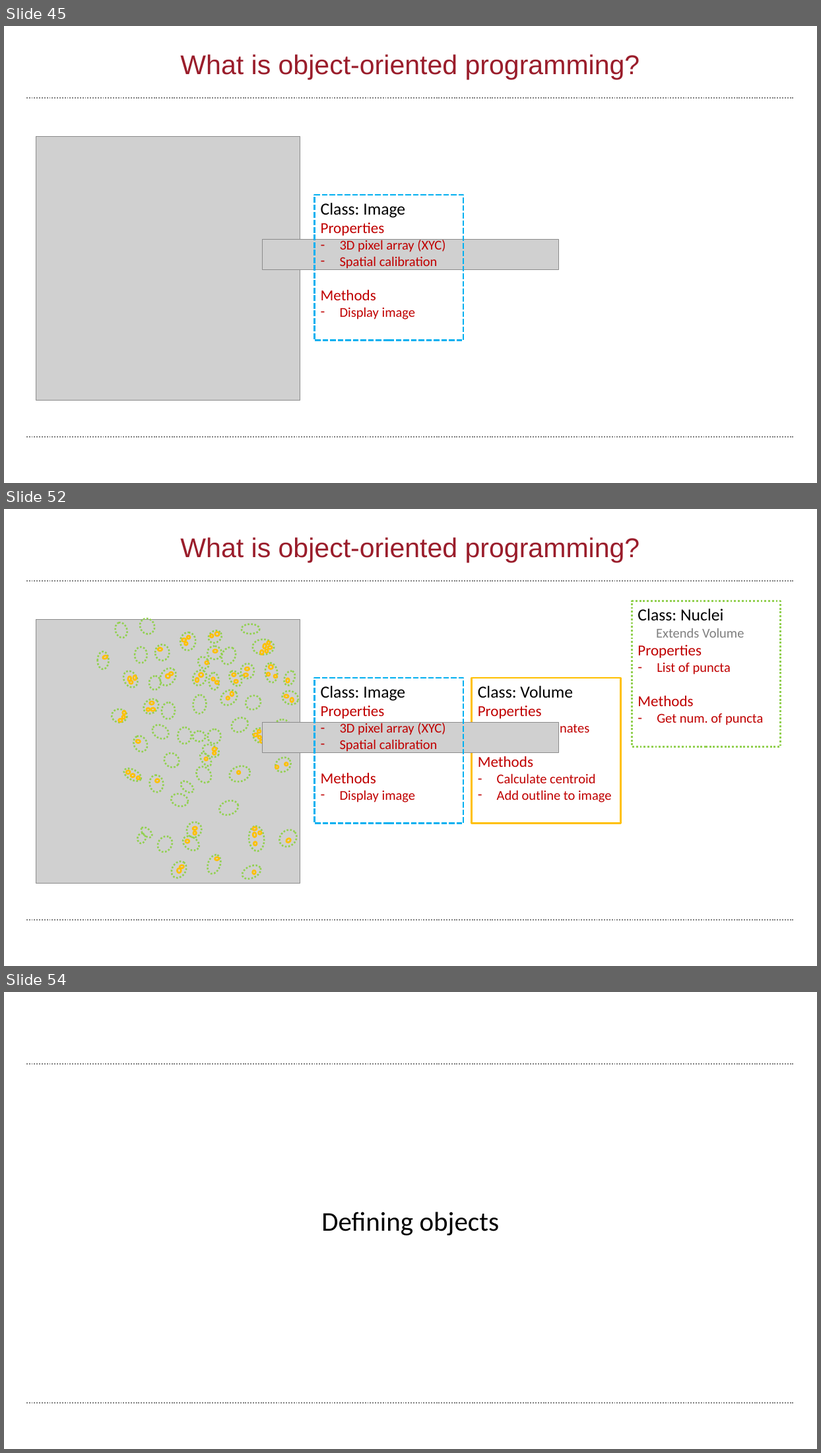
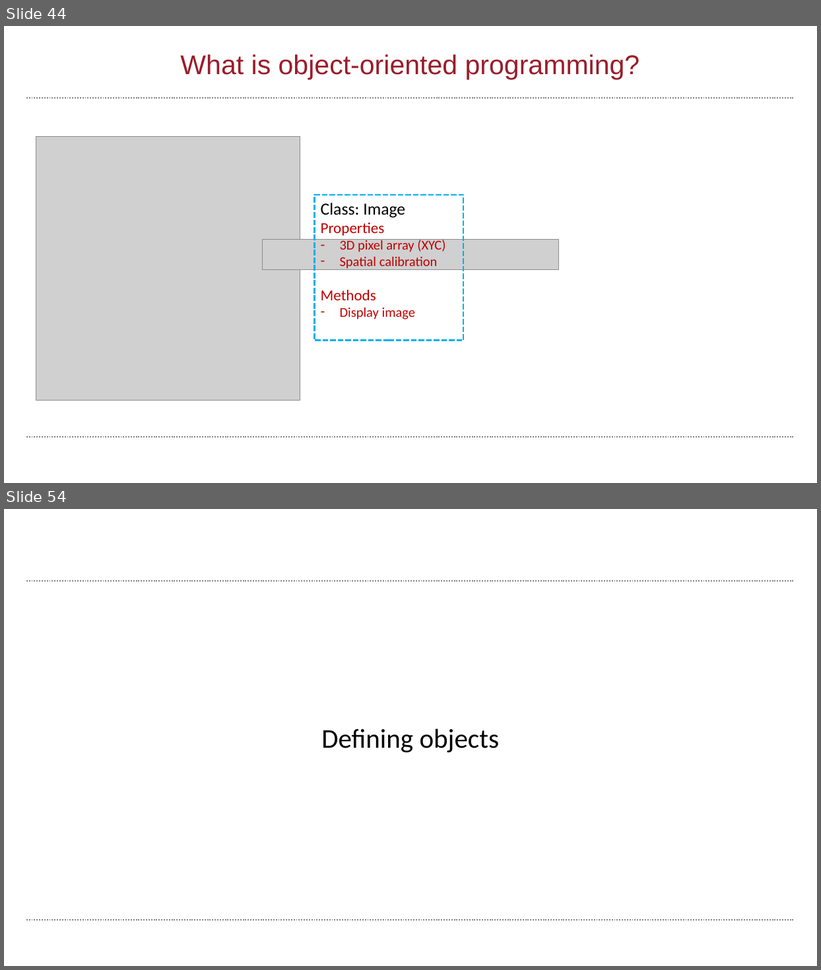
Before and after one commit to wbif-bristol/MATLAB-course, a slide deck: Session 3 - Advanced data structures/MATLAB Session 3.pptx. Shown one above the other, each under a label of ours: slides 45, 52 and 54 before the commit, slides 44 and 54 after it; the slides between them are not shown. The pictures are 821x1453 and 821x970 pixels, drawn with LibreOffice and Linux fonts; fonts in the diff are those of the drawing; grey boxes stand for pictures; background and template pictures are left out. Boxes give left, top, right and bottom in pixels: in the first picture for what was removed or moved away, otherwise in the second. Text is boxed around its words. In the diff, an @@ line names an element or a change of style, - is before the commit and + after.

```diff
--- a/Session 3 - Advanced data structures/MATLAB Session 3.pptx
+++ b/Session 3 - Advanced data structures/MATLAB Session 3.pptx
@@ slide 52 removed at (x1=4, y1=509, x2=817, y2=966), background #FFFFFF; not listed: 2 template elements that a slide beside it also shows @@
@@ title removed at (x1=180, y1=537, x2=640, y2=562) @@
-What is object-oriented programming?
@@ rectangle removed at (x1=632, y1=601, x2=781, y2=747) @@
-Class: Nuclei
-Extends Volume
-Properties
-– List of puncta
-Methods
-– Get num. of puncta
@@ group removed at (x1=36, y1=616, x2=300, y2=883): 125 ellipses, 1 picture @@
@@ rectangle removed at (x1=314, y1=678, x2=463, y2=824) @@
-Class: Image
-Properties
-– 3D pixel array (XYC)
-– Spatial calibration
-Methods
-– Display image
@@ rectangle removed at (x1=472, y1=678, x2=620, y2=824) @@
-Class: Volume
-Properties
-– Pixel coordinates
-Methods
-– Calculate centroid
-– Add outline to image
@@ picture removed at (x1=263, y1=723, x2=558, y2=753) @@
@@ what was slide 45 is now slide 44 @@
```
Also in this commit, not shown: 10 slides changed, 12 slides added, 3 other slides removed, 1 other file.
